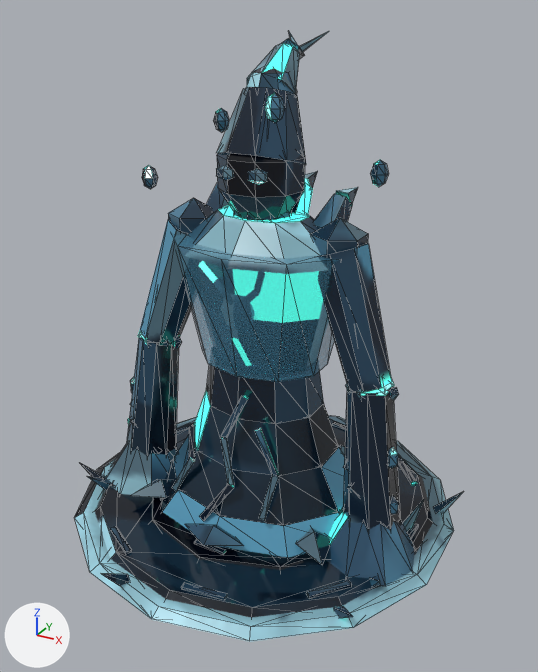
The glTF model assets/models/spirit_tide.glb, before and after one commit.
Rendered twice from a 50 mm camera at (0.948, -1.693, 1.404) aimed at (0.032, -0.028, 0.572). The lights are fixed; the arrows at lower left show +X, +Y and +Z. The picture after the commit comes second. Mesh edges are drawn as thin lines. Vertices at exactly the same position are counted once.

Objects in the first picture: 'SpiritTideMesh'.
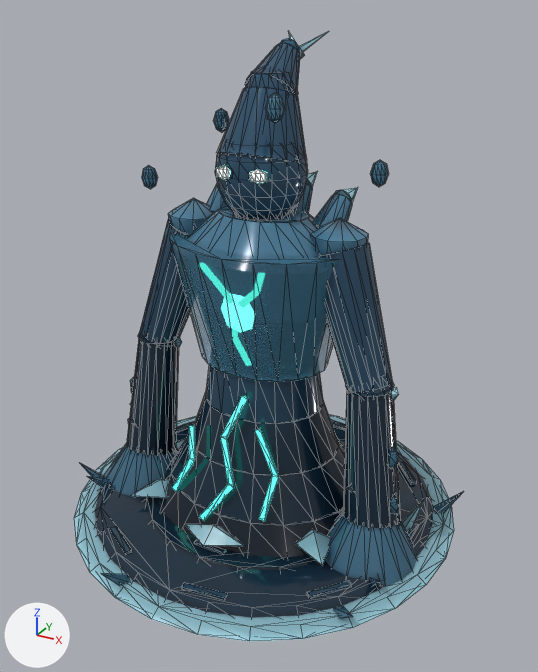
What changed in the scene script:
```text
Change me_spirittidemesh:
    used by ob_spirittidemesh; location = (0.0, 0.0, 0.0)
    remove me_spirittidemesh.from_pydata(...)  # 1264 vertices, 2116 faces; spans x -0.565..0.565, y -0.58..0.58, z -0.02..1.35
    add me_spirittidemesh.from_pydata(...)  # 2114 vertices, 3856 faces; spans x -0.58..0.58, y -0.58..0.58, z -0.021..1.35
    me_spirittidemesh part 1: 6 vertices moved within x 0.0..0.179, y 0.21..0.23, z 0.956..1.29; 850 vertices added at x -0.58..0.58, y -0.565..0.565, z -0.021..1.33
    me_spirittidemesh part 2: 712 kept faces spanning x -0.564..0.564, y -0.58..0.58, z -0.007..1.35 get new texture (UV) coordinates
```

Boxes [x1, y1, x2, y2] around the edits, measured in the pictures (538 x 672 px):
part 1 of me_spirittidemesh, built on
    before: [304, 171, 358, 193]
    after: [74, 38, 454, 642]
part 2 of me_spirittidemesh, surface changed
    both: [80, 30, 463, 618]
